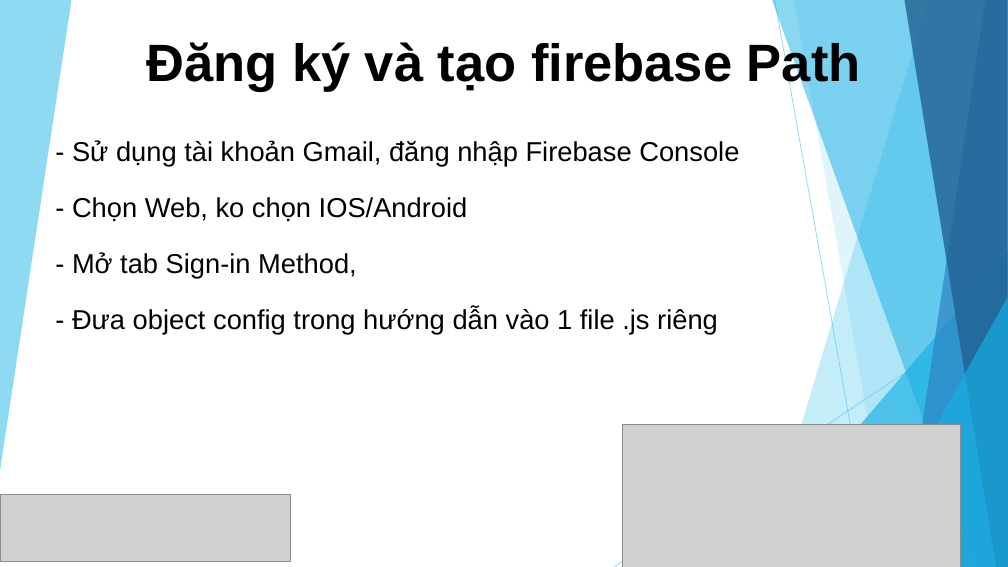
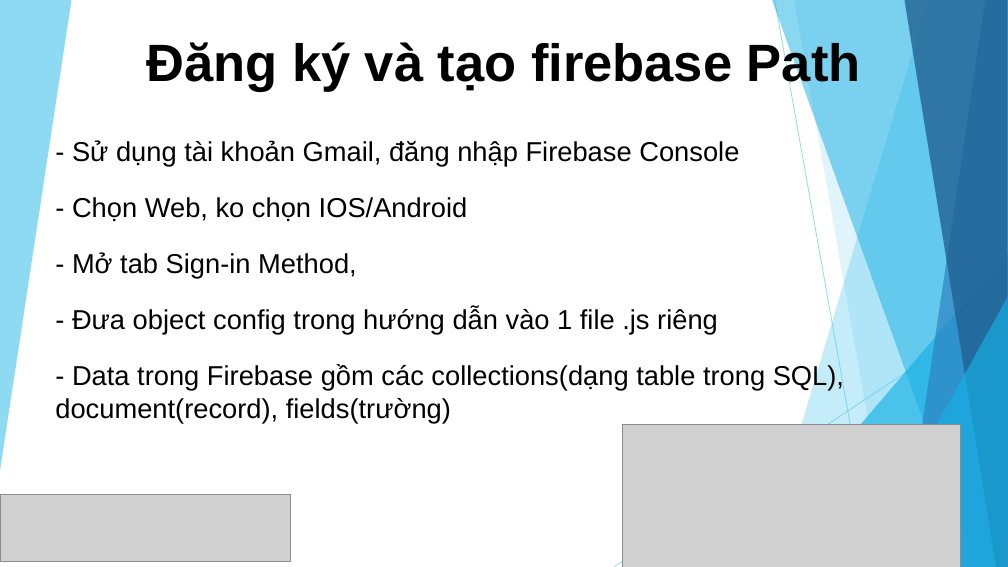
Before and after one commit to sunlight3d/CecomtechReactJST03-2019, a slide deck: slide 2 of Phần 3-Kết Nối Cơ Sở Dữ Liệu Với Firebase.pptx. Drawn at 1008x567 pixels with LibreOffice and Linux fonts; fonts in the diff are those of the drawing; grey boxes stand for pictures. Boxes give left, top, right and bottom in pixels: in the first picture for what was removed or moved away, otherwise in the second. Text is boxed around its words. In the diff, an @@ line names an element or a change of style, - is before the commit and + after.

```diff
--- a/Phần 3-Kết Nối Cơ Sở Dữ Liệu Với Firebase.pptx
+++ b/Phần 3-Kết Nối Cơ Sở Dữ Liệu Với Firebase.pptx
@@ subtitle at (55, 364, 844, 422): paragraph added @@
+- Data trong Firebase gồm các collections(dạng table trong SQL), document(record), fields(trường)
```
Also in this commit, not shown: 1 slide added, 14 other files.
